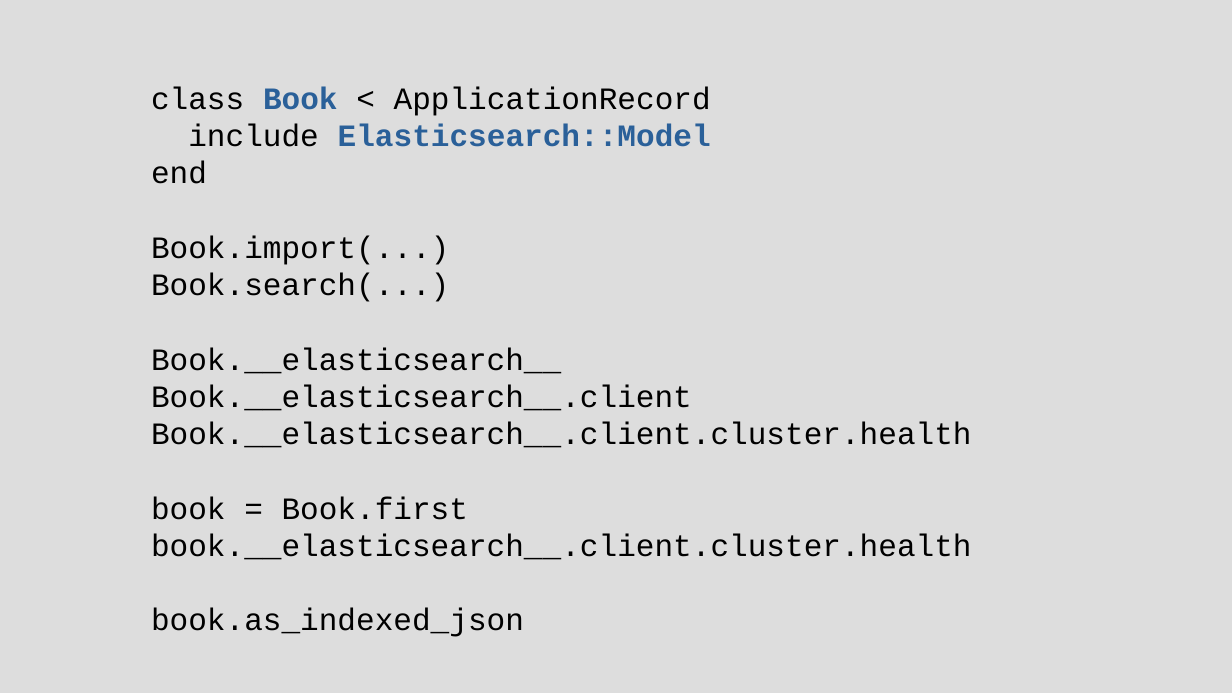
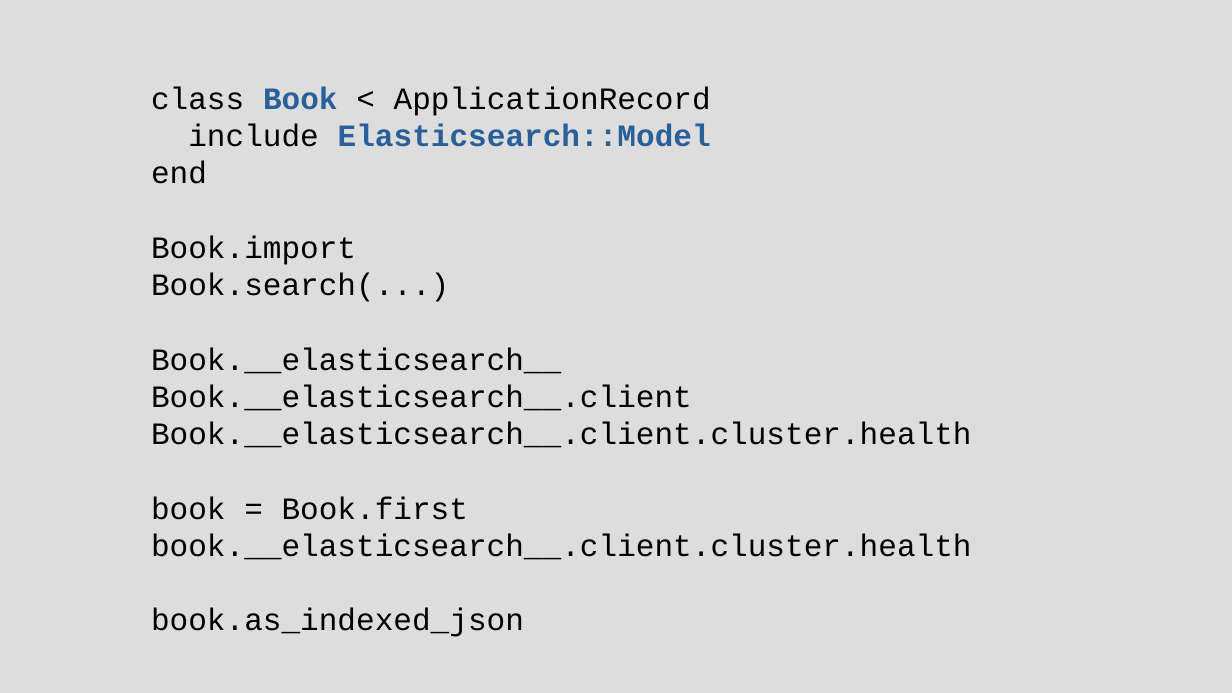
Before and after one commit to chriscressman/architecting-a-search-feature, a slide deck: slide 55 of presentation.odp. Drawn at 1232x693 pixels with LibreOffice and Linux fonts; fonts in the diff are those of the drawing. Boxes give left, top, right and bottom in pixels: in the first picture for what was removed or moved away, otherwise in the second. Text is boxed around its words. In the diff, an @@ line names an element or a change of style, - is before the commit and + after.

Commit message:
update presentation slides

```diff
--- a/presentation.odp
+++ b/presentation.odp
@@ subtitle at box(151, 235, 356, 265): text changed @@
-Book.import(...)
+Book.import
```
Also in this commit, not shown: 3 other slides changed.
